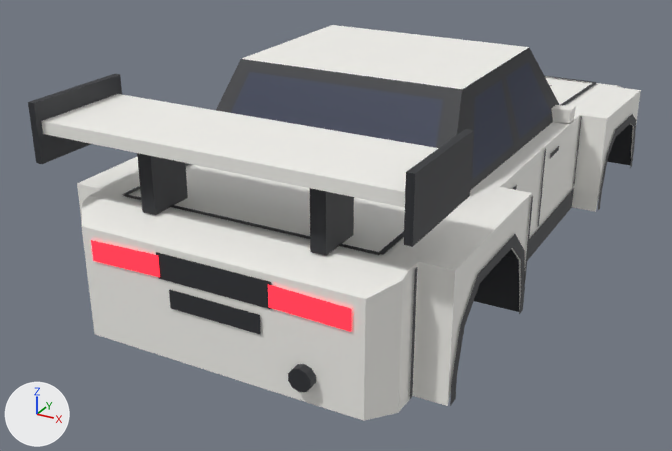
Two versions of the Blender file assets/meshes/hayate/Hayate.blend, one commit apart.
Camera for both pictures: a 50 mm lens placed at (7.27, -16.13, 6.22), pointed at (-0.9, -1.28, -1.2). Arrows for +X, +Y and +Z are at lower left; the lights stay in place. The picture after the commit comes second.

In view in the first picture: 'BumperRear', 'Cowl', 'Door_FR', 'Fender_RR', 'Opt_Wing_Rally_Wing', 'Opt_Wing_Rally_WingBlade', 'Pillars', 'RearWindow', 'Roof', 'TailGarnish', 'Trunk', 'Window_RR' and 20 more.
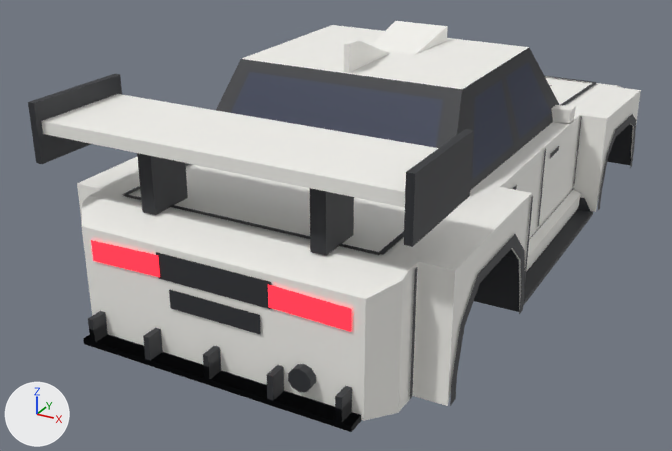
Location of each change, (x1, y1, x2, y2) in pixels of the pictures (672 x 451 px):
'Opt_Diffuser_Race_AccDiffuserRace', added: after (83, 311, 362, 432)
'Opt_Skirts_Blade_AccSideBlade_R', added: after (523, 197, 593, 306)
'Opt_Roof_Scoop_AccRoofScoop', added: after (371, 21, 448, 54)
'Opt_Skirts_Side_AccSkirt_R', added: after (526, 189, 581, 272)
'Opt_Diffuser_Road_AccDiffuser', added: after (86, 323, 361, 431)
'Opt_Roof_Fin_AccSharkFin', added: after (344, 40, 390, 73)

What changed in the scene script:
```text
Add me_opt_skirts_side_accskirt_r:
    me_opt_skirts_side_accskirt_r.from_pydata([(2.78, 2.38, -1.46), (2.94, 2.38, -1.46), (2.94, -2.38, -1.46), (2.78, -2.38, -1.46), (2.98, 2.38, -1.3), (2.98, -2.38, -1.3), (2.98, 2.38, -1.06), (2.98, -2.38, -1.06), (2.78, 2.38, -0.98), (2.78, -2.38, -0.98)], [], [(0, 1, 2, 3), (1, 4, 5, 2), (4, 6, 7, 5), (6, 8, 9, 7), (8, 6, 4, 1, 0), (3, 2, 5, 7, 9)])
    me_opt_skirts_side_accskirt_r.materials.append(mat_body)  # white #f7f6f1
Add me_opt_roof_fin_accsharkfin:
    me_opt_roof_fin_accsharkfin.from_pydata([(0.05, -2.2, 2.76), (0.05, -2.55, 2.76), (0.05, -2.55, 2.27), (0.05, -0.92, 2.27), (-0.05, -0.92, 2.27), (-0.05, -2.55, 2.27), (-0.05, -2.55, 2.76), (-0.05, -2.2, 2.76)], [], [(0, 1, 2, 3), (4, 5, 6, 7), (6, 1, 0, 7), (7, 0, 3, 4), (5, 2, 1, 6)])
    me_opt_roof_fin_accsharkfin.materials.append(mat_body)  # white #f7f6f1
Add me_opt_roof_scoop_accroofscoop:
    me_opt_roof_scoop_accroofscoop.from_pydata([(-0.48, -0.8, 2.28), (0.48, -0.8, 2.28), (0.55, 0.5, 2.56), (-0.55, 0.5, 2.56), (0.55, 0.5, 2.26), (0.48, -0.8, 2.26), (-0.48, -0.8, 2.26), (-0.55, 0.5, 2.26)], [], [(0, 1, 2, 3), (4, 2, 1, 5), (6, 0, 3, 7)])
    me_opt_roof_scoop_accroofscoop.materials.append(mat_body)  # white #f7f6f1
Add ob_opt_diffuser_race_accdiffuserrace:
    ob_opt_diffuser_race_accdiffuserrace = bpy.data.objects.new('Opt_Diffuser_Race_AccDiffuserRace', me_opt_diffuser_race_accdiffuserrace)  # a box spanning x -2.4..2.4, y -6.84..-5.94, z -1.44..-1.34; a box spanning x -2.25..-2.15, y -6.84..-5.94, z -1.34..-0.94; a box spanning x -1.15..-1.05, y -6.84..-5.94, z -1.34..-0.94; a box spanning x -0.05..0.05, y -6.84..-5.94, z -1.34..-0.94; a box spanning x 1.05..1.15, y -6.84..-5.94, z -1.34..-0.94; a box spanning x 2.15..2.25, y -6.84..-5.94, z -1.34..-0.94; in mat_trim (dark grey #2f3035)
    ob_opt_diffuser_race_accdiffuserrace.location = (0.0, 0.0, 0.0)
Add ob_opt_diffuser_road_accdiffuser:
    ob_opt_diffuser_road_accdiffuser = bpy.data.objects.new('Opt_Diffuser_Road_AccDiffuser', me_opt_diffuser_road_accdiffuser)  # a box spanning x -2.4..2.4, y -6.84..-6.29, z -1.44..-1.34; a box spanning x -2.25..-2.15, y -6.84..-6.29, z -1.34..-1.12; a box spanning x -0.05..0.05, y -6.84..-6.29, z -1.34..-1.12; a box spanning x 2.15..2.25, y -6.84..-6.29, z -1.34..-1.12; in mat_trim (dark grey #2f3035)
    ob_opt_diffuser_road_accdiffuser.location = (0.0, 0.0, 0.0)
Add ob_opt_skirts_blade_accsideblade_r:
    ob_opt_skirts_blade_accsideblade_r = bpy.data.objects.new('Opt_Skirts_Blade_AccSideBlade_R', me_opt_skirts_blade_accsideblade_r)  # 16 vertices, 8 faces; spans x 2.78..3.28, y -2.38..2.38, z -1.48..-1.12; in mat_trim (dark grey #2f3035)
    ob_opt_skirts_blade_accsideblade_r.location = (0.0, 0.0, 0.0)
Add ob_opt_skirts_side_accskirt_r:
    ob_opt_skirts_side_accskirt_r = bpy.data.objects.new('Opt_Skirts_Side_AccSkirt_R', me_opt_skirts_side_accskirt_r)
    ob_opt_skirts_side_accskirt_r.location = (0.0, 0.0, 0.0)
Add ob_opt_roof_fin_accsharkfin:
    ob_opt_roof_fin_accsharkfin = bpy.data.objects.new('Opt_Roof_Fin_AccSharkFin', me_opt_roof_fin_accsharkfin)
    ob_opt_roof_fin_accsharkfin.location = (0.0, 0.0, 0.0)
Add ob_opt_roof_scoop_accroofscoop:
    ob_opt_roof_scoop_accroofscoop = bpy.data.objects.new('Opt_Roof_Scoop_AccRoofScoop', me_opt_roof_scoop_accroofscoop)
    ob_opt_roof_scoop_accroofscoop.location = (0.0, 0.0, 0.0)
```
